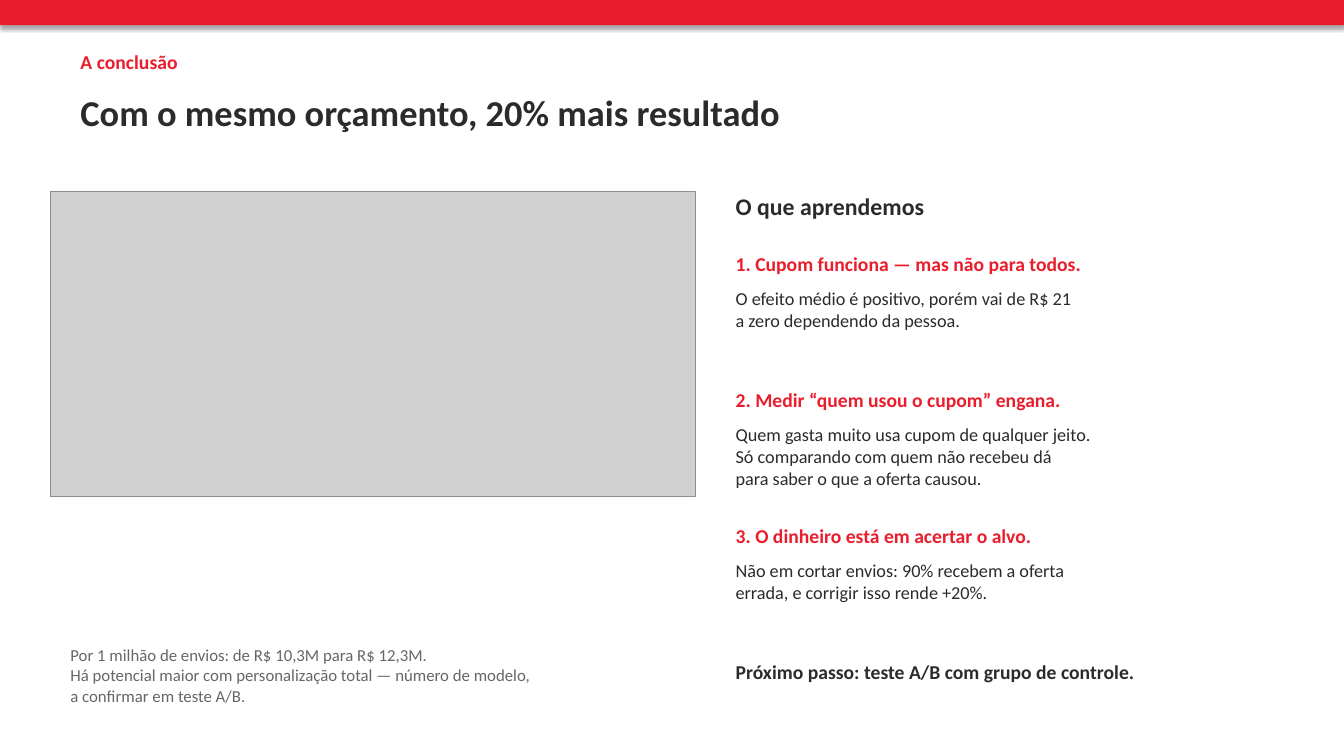
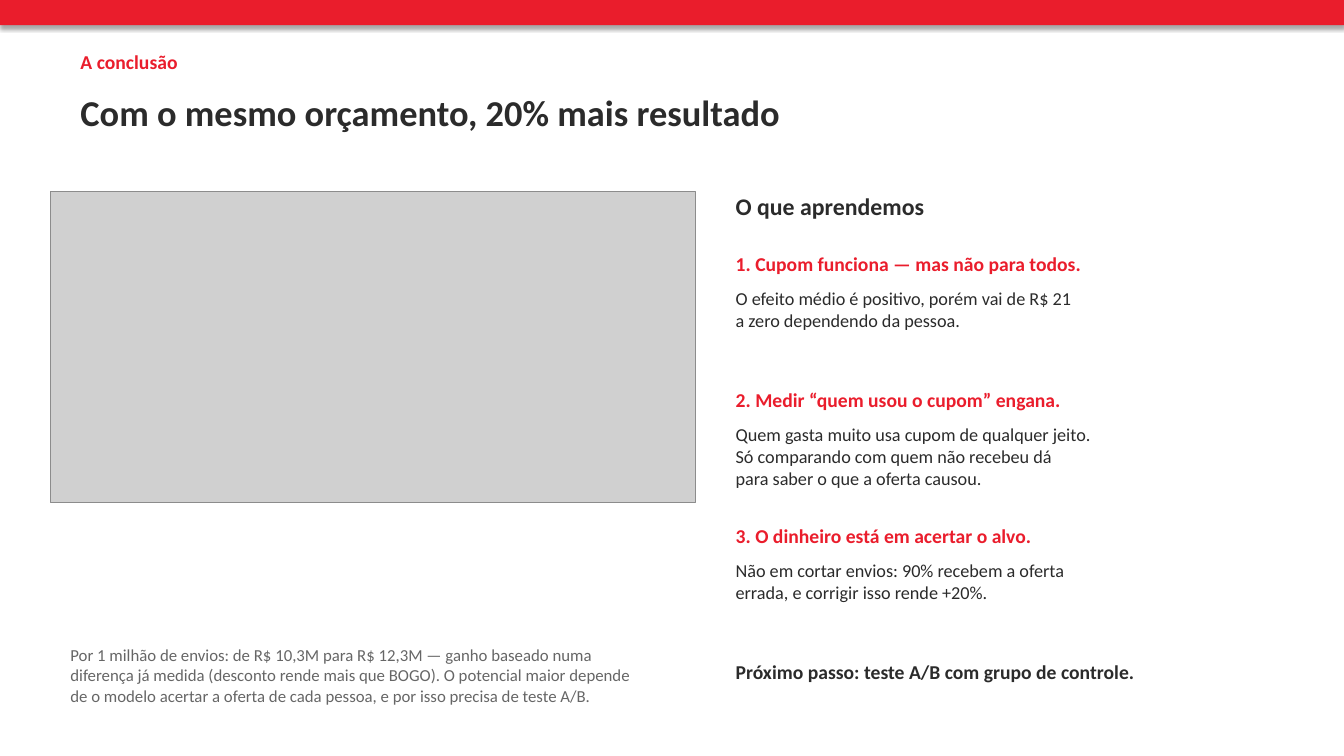
Before and after one commit to velosomn/ifood-case, a slide deck: slide 5 of presentation/ifood_case.pptx. Drawn at 1344x756 pixels with LibreOffice and Linux fonts; fonts in the diff are those of the drawing; grey boxes stand for pictures. Boxes give left, top, right and bottom in pixels: in the first picture for what was removed or moved away, otherwise in the second. Text is boxed around its words. In the diff, an @@ line names an element or a change of style, - is before the commit and + after.

```diff
--- a/presentation/ifood_case.pptx
+++ b/presentation/ifood_case.pptx
@@ picture: place and size @@
-picture at bbox=[50, 192, 696, 497]
+picture at bbox=[50, 192, 696, 502]
@@ text at bbox=[70, 649, 629, 705]: text changed @@
-Por 1 milhão de envios: de R$ 10,3M para R$ 12,3M.
-Há potencial maior com personalização total — número de modelo,
-a confirmar em teste A/B.
+Por 1 milhão de envios: de R$ 10,3M para R$ 12,3M — ganho baseado numa
+diferença já medida (desconto rende mais que BOGO). O potencial maior depende
+de o modelo acertar a oferta de cada pessoa, e por isso precisa de teste A/B.
```
Also in this commit, not shown: 5 other files.
